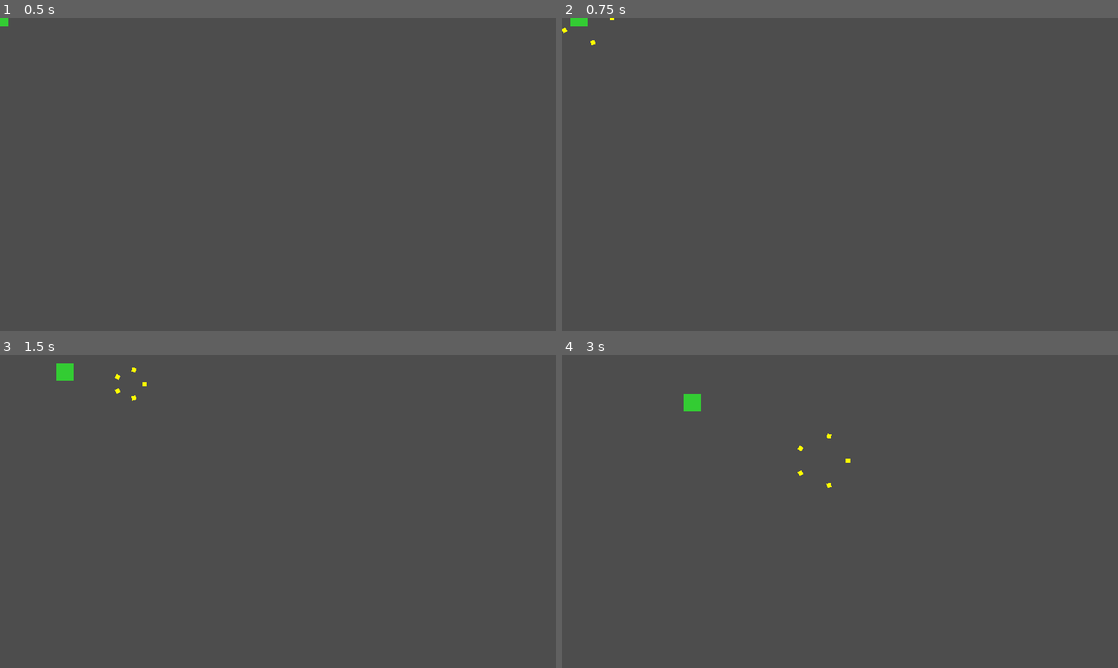
Above: before the commit, frames 1-4 (two rows, left to right).
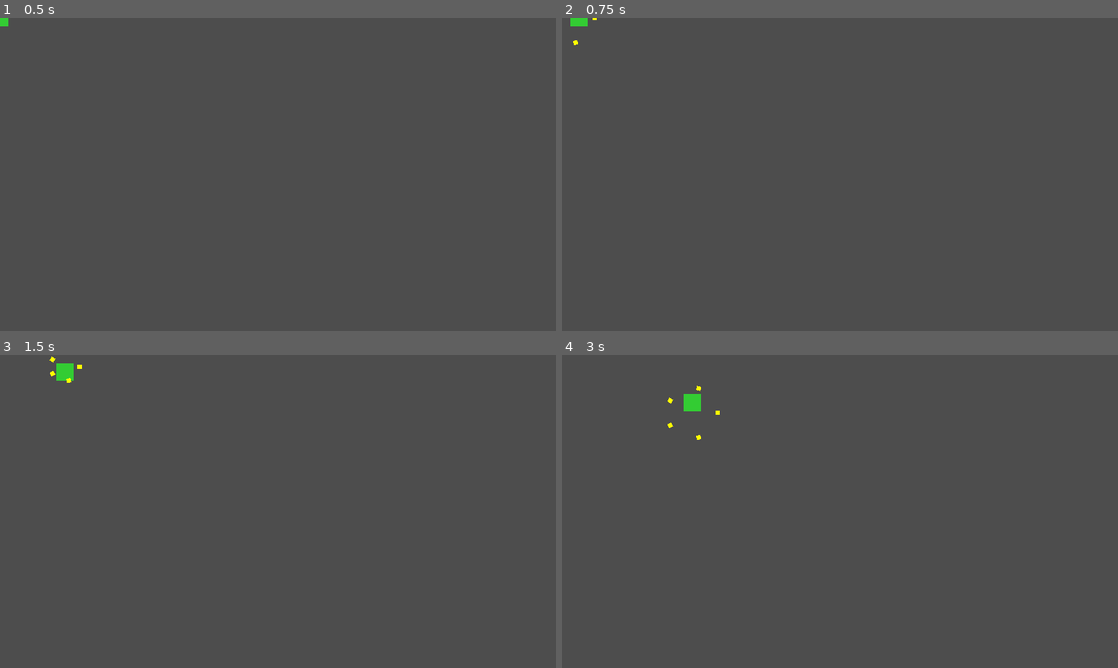
Above: after the commit, the same moments.

Repository: 211806176/zombie-mower
Game: Godot game, scene res://scenes/player.tscn
Same seed, same stepped clock (60 frames per second), same inputs: the game is played once before the commit and once after it. This scene is started directly instead of the project's main scene.
Inputs:
- Up to frame 1 (0.5 s): no input
- Up to frame 2 (0.75 s): tap Enter at 0.5 s; hold Right from 0.53 s (still down); tap Space (attack) at 0.6 s
- Up to frame 3 (1.5 s): release Right at 1.28 s; hold Down from 1.28 s (still down); tap Space (attack) at 1.35 s
- Up to frame 4 (3 s): release Down at 2.03 s; hold Right 2.03-2.78 s; tap Space (attack) at 2.1, 2.85 s; hold Up from 2.78 s (still down)

Frame 1 is identical in both runs. In frame 2, less than 0.1% of the frame differs, in the area x 0-10%, y 0-9%; in frame 3, 0.1%; in frame 4, 0.1%, in the area x 19-52%, y 9-43%.

Commit message:
fix: 修复子弹无法发射的问题 - bullet.tscn 添加 CollisionShape2D 形状 - weapon.gd 改为添加到 root 场景而非 current_scene

Diff:
--- a/godot/scenes/projectiles/bullet.tscn
+++ b/godot/scenes/projectiles/bullet.tscn
@@ -1,11 +1,15 @@
-[gd_scene load_steps=2 format=3 uid="uid://bullet_scene"]
+[gd_scene load_steps=3 format=3 uid="uid://bullet_scene"]
 
 [ext_resource type="Script" path="res://scripts/projectile.gd" id="1_bullet"]
+
+[sub_resource type="CircleShape2D" id="CircleShape2D_bullet"]
+radius = 5.0
 
 [node name="Bullet" type="Area2D"]
 script = ExtResource("1_bullet")
 
 [node name="CollisionShape2D" type="CollisionShape2D" parent="."]
+shape = SubResource("CircleShape2D_bullet")
 
 [node name="ColorRect" type="ColorRect" parent="."]
 offset_left = -5.0
--- a/godot/scripts/weapon.gd
+++ b/godot/scripts/weapon.gd
@@ -58,7 +58,7 @@
 		if projectile:
 			projectile.setup(final_direction * projectile_speed, damage, penetration, weapon_range)
 			projectile.global_position = global_position
-			get_tree().current_scene.add_child(projectile)
+			get_tree().root.add_child(projectile)
 			fired.emit(global_position, final_direction, damage)
 
 # 创建投射物(子类重写)
